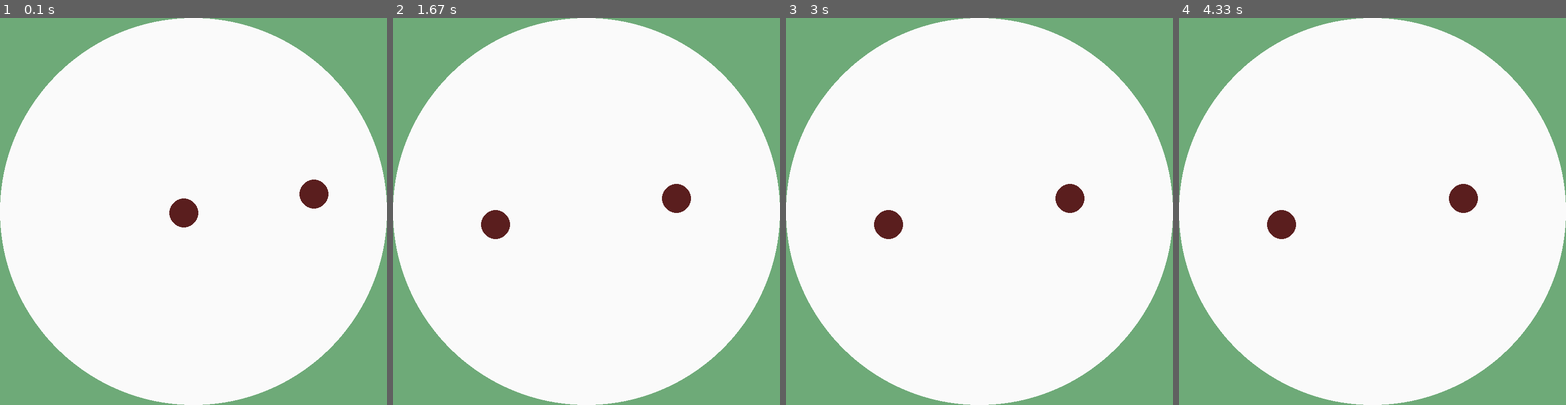
Above: before the commit, frames 1-4 (left to right).
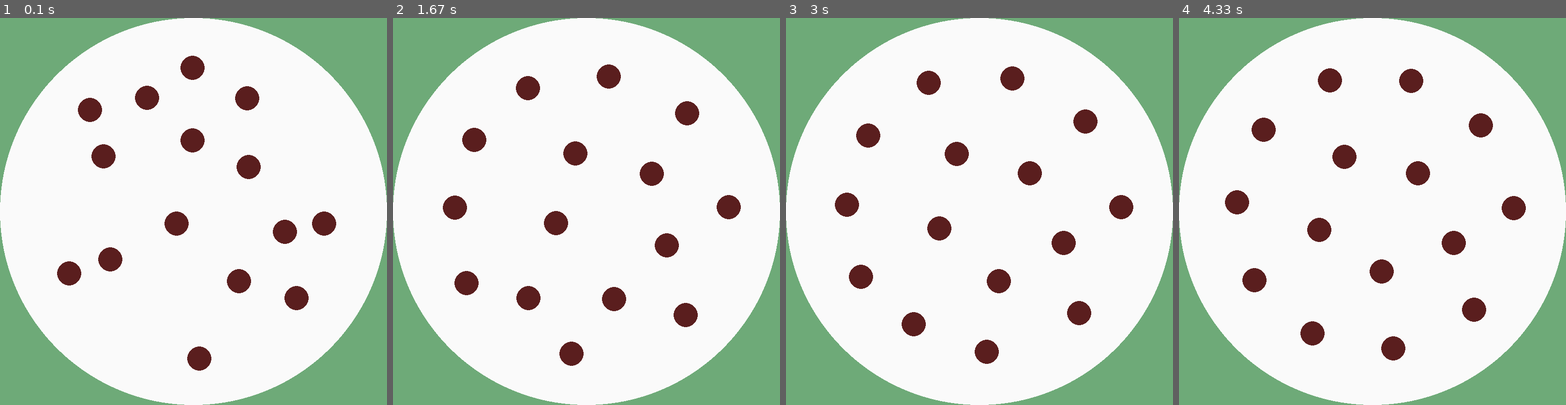
Above: after the commit, the same moments.

Repository: Crkf61/repelling_tubes
Game: pygame game, started from 2D_problem/animate.py
Same seed, same stepped clock (60 frames per second), same inputs: the game is played once before the commit and once after it.
Inputs:
- Up to frame 1 (0.1 s): no input
- Up to frame 2 (1.67 s): no input
- Up to frame 3 (3 s): no input
- Up to frame 4 (4.33 s): no input

The runs differ from the first frame. In frame 1, 5.1% of the frame differs, in the area x 14-87%, y 9-92%; in frame 2, 5.4%, in the area x 12-90%, y 12-90%; in frame 3, 5.4%; in frame 4, 5.4%.

Commit message:
make more general and good for many tubes

Diff:
--- a/2D_problem/animate.py
+++ b/2D_problem/animate.py
@@ -5,13 +5,11 @@
 pygame.init()
 
 dt = 1/120
-display_framerate = 60
-
-# define initial state
-list_positions = [[0,0],[0.7,0.1]]
-positions = [np.array(p) for p in list_positions]
+display_framerate = 120
+n_circles = 15
 
 
+positions = ut.random_starts(n_circles)
 velocities = [0 for p in positions]
 
 screen, clock = pg.start_display()
@@ -19,7 +17,5 @@
 while True:
     pg.check_quit()
     positions, velocities = ut.timestep(positions, velocities, dt)
-
     pg.draw_positions(positions, screen)
-
     clock.tick(display_framerate)
--- a/2D_problem/pygame_utils.py
+++ b/2D_problem/pygame_utils.py
@@ -7,7 +7,7 @@
 background_colour = (110,170,120)
 dot_colour = (90,30,30)
 shell_colour = (250,250,250)
-dot_rad = 30  # radius in pixels
+dot_rad = 100  # radius in pixels
 
 
 def start_display():
@@ -21,13 +21,16 @@
     RAD = SIZE/2
     pygame.draw.circle(screen, shell_colour, (RAD, RAD), RAD)
 
+    n_circles = len(positions)
+    circle_radius = dot_rad/np.sqrt(n_circles)
+
     for pos in positions:
         #print(pos)
         pos_from_top_left = np.array([1 + pos[0], 1 - pos[1]])
         #print(pos_from_top_left)
         screen_pos = np.round(RAD * pos_from_top_left)
         #print(screen_pos)
-        pygame.draw.circle(screen, dot_colour, screen_pos, dot_rad)
+        pygame.draw.circle(screen, dot_colour, screen_pos, circle_radius)
 
     pygame.display.update()
 
--- a/2D_problem/utils.py
+++ b/2D_problem/utils.py
@@ -1,6 +1,19 @@
 import numpy as np
+import random
 
 # positions is an array of [x,y] np arrays
+
+def random_starts(n_circles):
+    start_positions = []
+    for i in range(n_circles):
+        radius = 0.9*np.sqrt(random.random()) # up to 0.9, preference for larger numbers
+        theta = 2*np.pi*random.random()
+        x = radius*np.cos(theta)
+        y = radius*np.sin(theta)
+        position = np.array([x, y])
+        start_positions.append(position)
+    return start_positions
+
 def find_images(positions):
     # find location of 'image charges' for unit circle
     image_positions = []
@@ -36,7 +49,7 @@
         # image particles
         for j in range(len(image_positions)):
             image_j_pos = image_positions[j]
-            qj = 5*q
+            qj = 10*q
             force = find_repulsion_on_i(particle_i_pos, image_j_pos, qi, qj)
             force_i += force
 
@@ -96,7 +109,9 @@
         clean_vel.append(new_vel)
     return clean_pos, clean_vel
 
-def timestep(positions, velocities, dt, q=3, lamb=10):
+def timestep(positions, velocities, dt, q0=3, lamb=10):
+    n_circles = len(positions)
+    q = q0/np.sqrt(n_circles)
     # calculate forces on each particle
     image_positions = find_images(positions)
     forces = find_all_forces(positions, image_positions, velocities, q, lamb) # forces == accel
